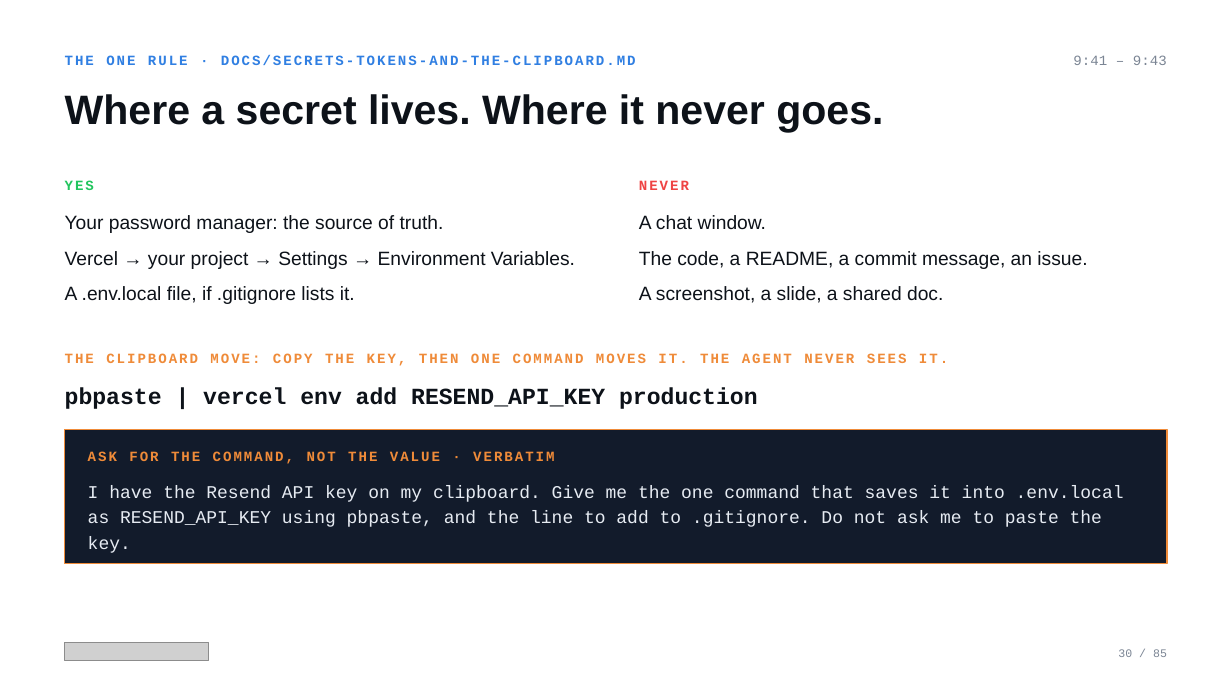
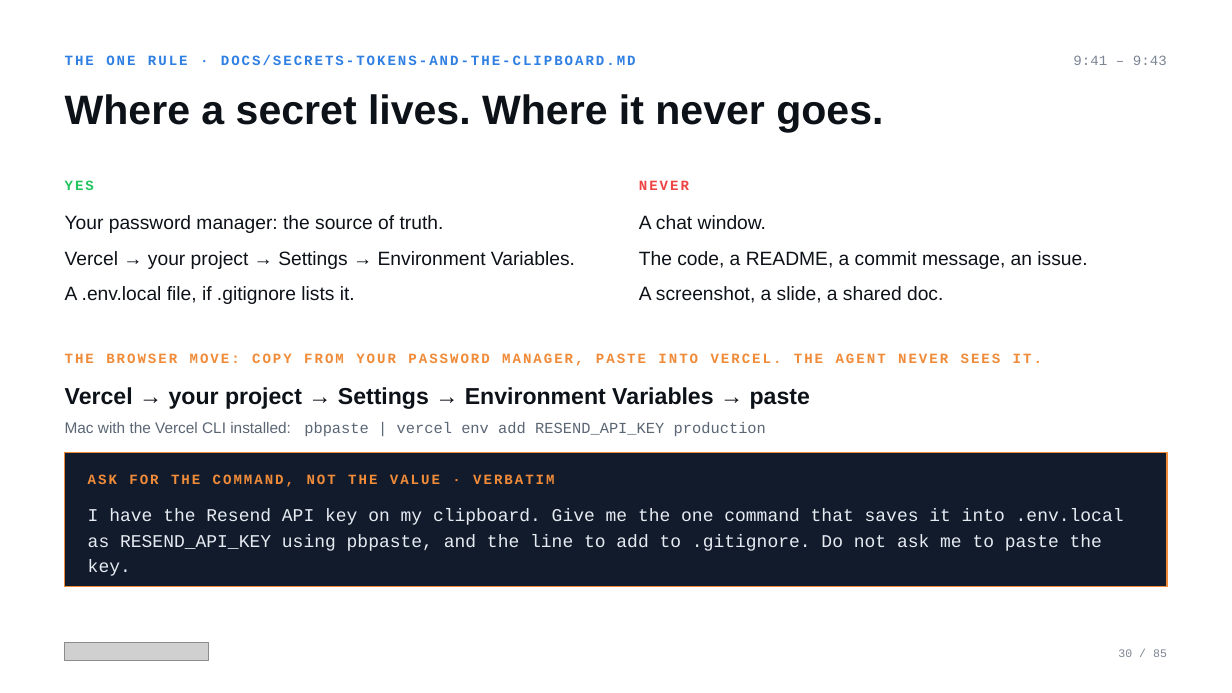
Before and after one commit to mrhinkle/Vibe-Coding-for-Non-Technical-Professionals, a slide deck: slide 30 of presentations/ato-2026-workshop/ato-2026-workshop.pptx. Drawn at 1232x693 pixels with LibreOffice and Linux fonts; fonts in the diff are those of the drawing; grey boxes stand for pictures. Boxes give left, top, right and bottom in pixels: in the first picture for what was removed or moved away, otherwise in the second. Text is boxed around its words. In the diff, an @@ line names an element or a change of style, - is before the commit and + after.

```diff
--- a/presentations/ato-2026-workshop/ato-2026-workshop.pptx
+++ b/presentations/ato-2026-workshop/ato-2026-workshop.pptx
@@ text at bbox=[65, 353, 1042, 366]: text changed @@
-THE CLIPBOARD MOVE: COPY THE KEY, THEN ONE COMMAND MOVES IT. THE AGENT NEVER SEES IT.
+THE BROWSER MOVE: COPY FROM YOUR PASSWORD MANAGER, PASTE INTO VERCEL. THE AGENT NEVER SEES IT.
@@ text at bbox=[65, 387, 810, 409]: text changed; font Courier New to Arial @@
-pbpaste | vercel env add RESEND_API_KEY production
+Vercel → your project → Settings → Environment Variables → paste
@@ text added at bbox=[65, 422, 766, 436], 12 pt, text #5B6675 @@
+Mac with the Vercel CLI installed: pbpaste | vercel env add RESEND_API_KEY production
@@ 2 texts, 1 rectangle: place and size @@
-2 texts, 1 rectangle at bbox=[65, 430, 1167, 564]
+2 texts, 1 rectangle at bbox=[65, 453, 1167, 587]
```
Also in this commit, not shown: 7 other slides changed, 19 other files.
